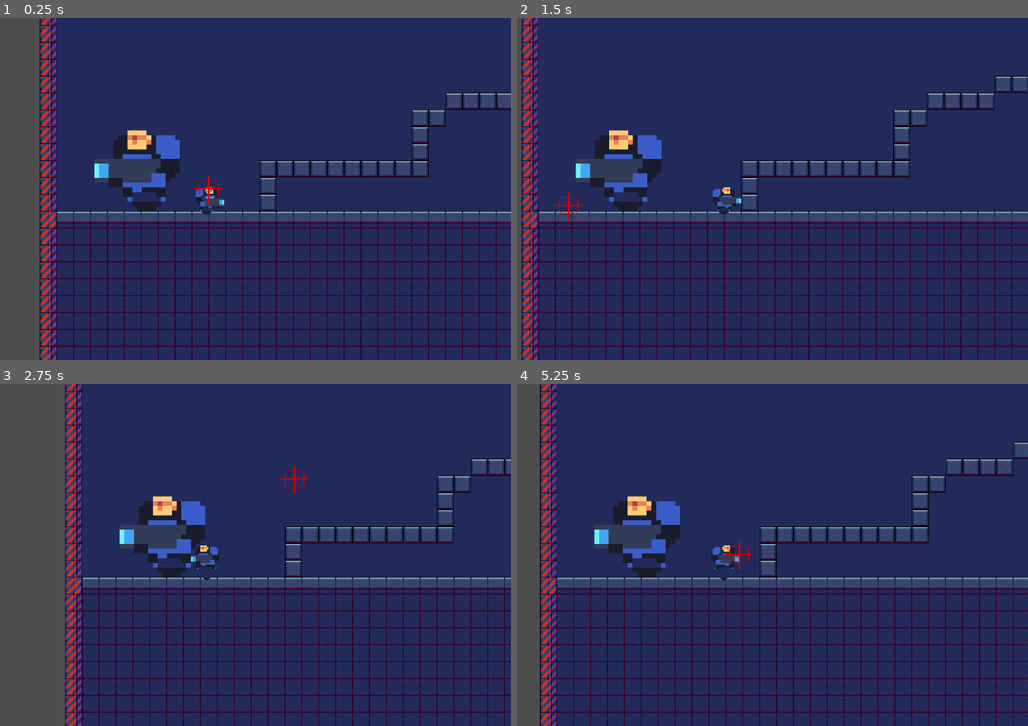
Above: before the commit, frames 1-4 (two rows, left to right).
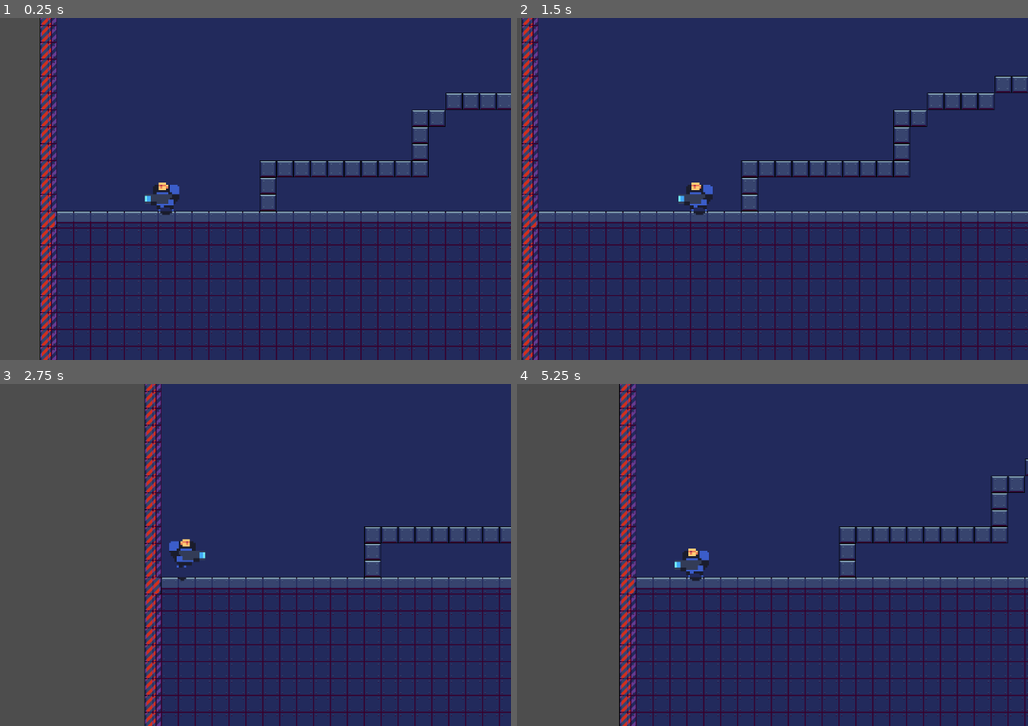
Above: after the commit, the same moments.

Repository: DeanSabbah/1501-Term
Game: Godot game, scene res://Scenes/main.tscn
Two runs of this game, one before a commit and one after it. Both use one fixed random seed, a clock stepped at 60 frames per second and the inputs below.
Inputs (mouse positions are in pixels of both pictures, inside the frame that each line leads up to):
- Up to frame 1 (0.25 s): no input
- Up to frame 2 (1.5 s): tap Enter at 0.5 s; move the mouse to (859, 171) at 0.52 s; hold D (right) from 0.53 s (still down); tap W (up) at 0.77 s; move the mouse to (603, 206) at 1.27 s
- Up to frame 3 (2.75 s): tap W (up) at 1.52 s; move the mouse to (265, 479) at 2.02 s; release D (right) at 2.03 s; hold A (left) from 2.03 s (still down)
- Up to frame 4 (5.25 s): move the mouse to (695, 623) at 2.77 s; release A (left) at 2.78 s; hold D (right) 2.78-4.28 s; tap W (up) at 3.02, 3.77, 4.52 s; move the mouse to (905, 606) at 3.52 s; move the mouse to (542, 503) at 4.27 s; hold A (left) 4.28-5.03 s; move the mouse to (752, 555) at 5.02 s; hold D (right) from 5.03 s (still down)

The runs differ from the first frame. In frame 1, 2.3% of the frame differs, in the area x 18-44%, y 32-58%; in frame 2, 2.4%; in frame 3, 26%; in frame 4, 27%, in the area x 4-100%, y 0-100%.

Commit message:
c
test

Diff:
--- a/PLAYER2.gd
+++ b/PLAYER2.gd
@@ -31,10 +31,10 @@
 	get_input()
 
 	if velocity == Vector2.ZERO and Input.is_action_just_released("right"):
-		$AnimatedSprite2D.play("idle_right")
+		$AnimatedSprite2D.play("idle_left")
 
 	elif velocity == Vector2.ZERO and Input.is_action_just_released("left"):
-		$AnimatedSprite2D.play("idle_left")
+		$AnimatedSprite2D.play("idle_right")
 
 	elif velocity.x == (1 * speed):
 		$AnimatedSprite2D.play("walk_left")
--- a/PLAYER2.tscn
+++ b/PLAYER2.tscn
@@ -1,5 +1,6 @@
-[gd_scene load_steps=12 format=3 uid="uid://b2tg1dctn6igr"]
+[gd_scene load_steps=13 format=3 uid="uid://b2tg1dctn6igr"]
 
+[ext_resource type="Script" path="res://PLAYER2.gd" id="1_5ffjr"]
 [ext_resource type="Texture2D" uid="uid://c0crigv5fq6wi" path="res://players blue REAL_LEFT.png" id="1_vxjta"]
 [ext_resource type="Texture2D" uid="uid://c2gtbdqbocoxk" path="res://players blue REAL_RIGHT.png" id="2_w123j"]
 
@@ -74,6 +75,7 @@
 
 [node name="CharacterBody2D" type="CharacterBody2D"]
 scale = Vector2(0.5, 0.5)
+script = ExtResource("1_5ffjr")
 
 [node name="AnimatedSprite2D" type="AnimatedSprite2D" parent="."]
 texture_filter = 1
--- a/Scenes/main.tscn
+++ b/Scenes/main.tscn
@@ -21,8 +21,9 @@
 position = Vector2(1984, 0)
 
 [node name="CharacterBody2D" parent="." instance=ExtResource("1_ckd8x")]
+visible = false
 position = Vector2(316, 944)
 
 [node name="CharacterBody2D2" parent="." instance=ExtResource("5_eummx")]
-position = Vector2(202, 848)
-scale = Vector2(3, 3)
+position = Vector2(239, 937)
+scale = Vector2(1.2, 1.2)
--- a/TextureRect.gd
+++ b/TextureRect.gd
@@ -12,7 +12,7 @@
 	mouse_position = get_viewport().get_mouse_position()
 	self.position = mouse_position + Vector2(-30, -25)
 	var min = Vector2(0, 0)
-	var max = Vector2(1152, 648)
+	var max = Vector2(1152, -648)
 
 	var mouse_position_boundaries = self.position.clamp(min, max)
 
